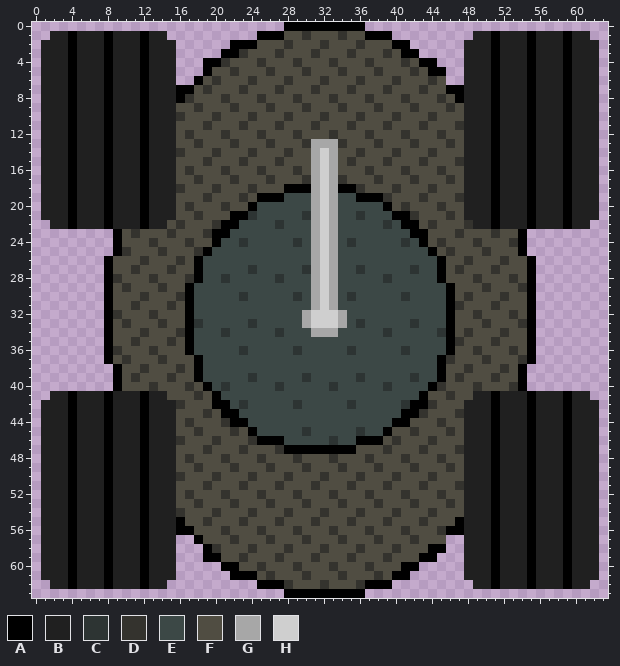
Pixel-art file -- Raw/rover.ase. The picture above is the old version.
64x64 pixels, 1 frame.
Visible layers, top first: "Layer 4", "Layer 3", "Layer 2", "Layer 1".
Palette (. is transparent): A #000000  B #202020  C #2d3433  D #34332e  E #3c4846  F #504d42  G #a7a7a7  H #cfcfcf
Pixels before (only the part around the change), first column x 0:
 0 ............................AAAAAAAAA...........................
 1 ..BBABBBABBBABB..........AAAFFDFFFDFFAAA.........BBABBBABBBABB..
 2 .BBBABBBABBBABBB......AAAFFFDFFFDFFFDFFFAA......BBBABBBABBBABBB.
 3 .BBBABBBABBBABBB.....AADFFFDFFFDFFFDFFFDFAA.....BBBABBBABBBABBB.
 4 .BBBABBBABBBABBB...AADFFFDFFFDFFFDFFFDFFFDFAA...BBBABBBABBBABBB.
 5 .BBBABBBABBBABBB...AFFDFFFDFFFDFFFDFFFDFFFDFAA..BBBABBBABBBABBB.
 6 .BBBABBBABBBABBB..AFDFFFDFFFDFFFDFFFDFFFDFFFDF..BBBABBBABBBABBB.
 7 .BBBABBBABBBABBBAAFDFFFDFFFDFFFDFFFDFFFDFFFDFFAABBBABBBABBBABBB.
 8 .BBBABBBABBBABBBADFFFDFFFDFFFDFFFDFFFDFFFDFFFDFABBBABBBABBBABBB.
 9 .BBBABBBABBBABBBFFDFFFDFFFDFFFDFFFDFFFDFFFDFFFDFBBBABBBABBBABBB.
10 .BBBABBBABBBABBBDFFFDFFFDFFFDFFFDFFFDFFFDFFFDFFFBBBABBBABBBABBB.
11 .BBBABBBABBBABBBFFFDFFFDFFFDFFFDFFFDFFFDFFFDFFFDBBBABBBABBBABBB.
12 .BBBABBBABBBABBBFDFFFDFFFDFFFDFFFDFFFDFFFDFFFDFFBBBABBBABBBABBB.
13 .BBBABBBABBBABBBFFDFFFDFFFDFFFDGGGDFFFDFFFDFFFDFBBBABBBABBBABBB.
14 .BBBABBBABBBABBBDFFFDFFFDFFFDFFGHGFFDFFFDFFFDFFFBBBABBBABBBABBB.
15 .BBBABBBABBBABBBFFFDFFFDFFFDFFFGHGFDFFFDFFFDFFFDBBBABBBABBBABBB.
16 .BBBABBBABBBABBBFDFFFDFFFDFFFDFGHGFFFDFFFDFFFDFFBBBABBBABBBABBB.
17 .BBBABBBABBBABBBFFDFFFDFFFDFFFDGHGDFFFDFFFDFFFDFBBBABBBABBBABBB.
18 .BBBABBBABBBABBBDFFFDFFFDFFFAAAGHGAADFFFDFFFDFFFBBBABBBABBBABBB.
19 .BBBABBBABBBABBBFFFDFFFDFAAAEEEGHGEEAAADFFFDFFFDBBBABBBABBBABBB.
20 .BBBABBBABBBABBBFDFFFDFFAEEEEEEGHGEEEEEAFDFFFDFFBBBABBBABBBABBB.
21 .BBBABBBABBBABBBFFDFFFAACEEEEECGHGEECEEEAADFFFDFBBBABBBABBBABBB.
22 ..BBABBBABBBABBFDFFFDAAEEEECEEEGHGEEEEECEAAFDFFFDBBABBBABBBABB..
23 .........AFDFFFDFFFDAAEEEEEEEEEGHGEEEEEEEEAAFFFDFFFDFFA.........
24 .........AFFFDFFFDFFAEECEEEEECEGHGECEEEEECEAFDFFFDFFFDA.........
25 .........ADFFFDFFFDAEEEEEEEEEEEGHGEEEEEEEEEEAFDFFFDFFFA.........
26 ........AFFFDFFFDFAEEEEEEEEEEEEGHGEEEEEEEEEEEAFFDFFFDFFA........
27 ........AFFDFFFDFFAEEEEECEEEEECGHGEECEEEEECEEAFDFFFDFFFA........
28 ........ADFFFDFFFDAEECEEEEECEEEGHGEEEEECEEEEEAFFFDFFFDFA........
29 ........AFDFFFDFFAEEEEEEEEEEEEEGHGEEEEEEEEEEEEAFFFDFFFDA........
30 ........AFFFDFFFDAEEEEECEEEEECEGHGECEEEEECEEEEAFDFFFDFFA........
31 ........AFFDFFFDFAEEEEEEEEEEEEEGHGEEEEEEEEEEEEADFFFDFFFA........
32 ........ADFFFDFFFAEEEEEEEEEEEEGHHHGEEEEEEEEEEEAFFDFFFDFA........
33 ........AFDFFFDFFACEEEEECEEEEEGHHHGECEEEEECEEEAFFFDFFFDA........
34 ........AFFFDFFFDAEEECEEEEECEEEGGGEEEEECEEEEECAFDFFFDFFA........
35 ........AFFDFFFDFAEEEEEEEEEEEEEEEEEEEEEEEEEEEEADFFFDFFFA........
36 ........ADFFFDFFFAEEEEECEEEEECEEEEECEEEEECEEEEAFFDFFFDFA........
37 ........AFDFFFDFFFAEEEEEEEEEEEEEEEEEEEEEEEEEEADFFFDFFFDA........
38 .........AFFDFFFDFAEEEEEEEEEEEEEEEEEEEEEEEEEEAFFDFFFDFA.........
39 .........AFDFFFDFFAEEEEECEEEEECEEEEECEEEEECEEAFDFFFDFFA.........
40 .........AFFFDFFFDFAECEEEEECEEEEECEEEEECEEEEADFFFDFFFDA.........
41 ..BBABBBABBBABBFFFDFAEEEEEEEEEEEEEEEEEEEEEEAFFDFFBBABBBABBBABB..
42 .BBBABBBABBBABBBDFFFAAECEEEEECEEEEECEEEEECAADFFFBBBABBBABBBABBB.
43 .BBBABBBABBBABBBFFFDFAAEEEEEEEEEEEEEEEEEEAADFFFDBBBABBBABBBABBB.
44 .BBBABBBABBBABBBFDFFFDAAEEEEEEEEEEEEEEEEAAFFFDFFBBBABBBABBBABBB.
45 .BBBABBBABBBABBBFFDFFFDFAEEEEECEEEEECEEAFFDFFFDFBBBABBBABBBABBB.
46 .BBBABBBABBBABBBDFFFDFFFDAAAEEEEECEEAAAFDFFFDFFFBBBABBBABBBABBB.
47 .BBBABBBABBBABBBFFFDFFFDFFFDAAAAAAAAFFFDFFFDFFFDBBBABBBABBBABBB.
48 .BBBABBBABBBABBBFDFFFDFFFDFFFDFFFDFFFDFFFDFFFDFFBBBABBBABBBABBB.
49 .BBBABBBABBBABBBFFDFFFDFFFDFFFDFFFDFFFDFFFDFFFDFBBBABBBABBBABBB.
50 .BBBABBBABBBABBBDFFFDFFFDFFFDFFFDFFFDFFFDFFFDFFFBBBABBBABBBABBB.
51 .BBBABBBABBBABBBFFFDFFFDFFFDFFFDFFFDFFFDFFFDFFFDBBBABBBABBBABBB.
52 .BBBABBBABBBABBBFDFFFDFFFDFFFDFFFDFFFDFFFDFFFDFFBBBABBBABBBABBB.
53 .BBBABBBABBBABBBFFDFFFDFFFDFFFDFFFDFFFDFFFDFFFDFBBBABBBABBBABBB.
54 .BBBABBBABBBABBBDFFFDFFFDFFFDFFFDFFFDFFFDFFFDFFFBBBABBBABBBABBB.
55 .BBBABBBABBBABBBAFFDFFFDFFFDFFFDFFFDFFFDFFFDFFFABBBABBBABBBABBB.
56 .BBBABBBABBBABBBAAFFFDFFFDFFFDFFFDFFFDFFFDFFFDAABBBABBBABBBABBB.
57 .BBBABBBABBBABBB..AFFFDFFFDFFFDFFFDFFFDFFFDFFF..BBBABBBABBBABBB.
58 .BBBABBBABBBABBB...ADFFFDFFFDFFFDFFFDFFFDFFFAA..BBBABBBABBBABBB.
59 .BBBABBBABBBABBB...AAFFDFFFDFFFDFFFDFFFDFFFAA...BBBABBBABBBABBB.
60 .BBBABBBABBBABBB.....AAFFDFFFDFFFDFFFDFFFAA.....BBBABBBABBBABBB.
61 .BBBABBBABBBABBB......AAAFDFFFDFFFDFFFDFAA......BBBABBBABBBABBB.
62 ..BBABBBABBBABB..........AAADFFFDFFFDAAA.........BBABBBABBBABB..
63 ............................AAAAAAAAA...........................
After the commit:
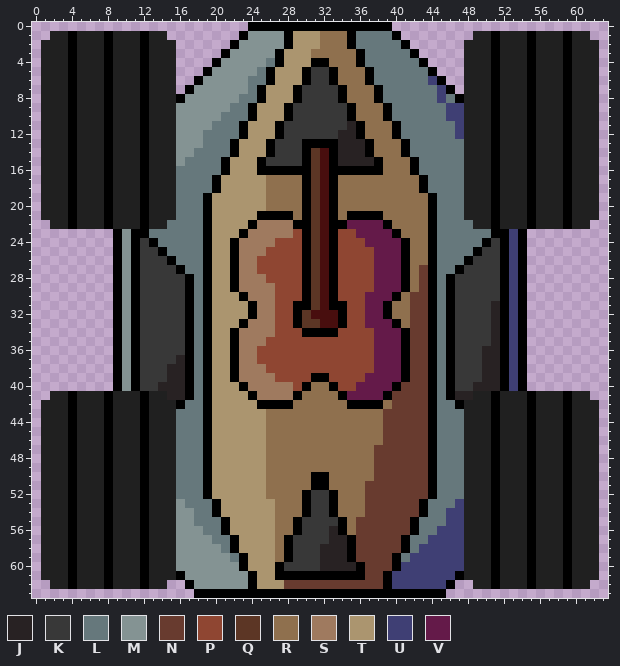
Colours new in this view: J #282223  K #383838  L #66787c  M #849393  N #683b2f  P #8f4632  Q #5c3625  R #8f704e  S #9f7a5f  T #ab956f  U #3f3f74  V #641a49
Edits made:
colour H: #cfcfcf -> #480e0e
Changed rows in their new state; - is a pixel that keeps its letter.
Layers "Layer 4", "Layer 3", "Layer 1":
first column x 8:
 0 ----------------AAAA---------AAA----------------
 1 ---------------AMMMMATTTRRRALLLLA---------------
 2 ---------------MMMMMATTTRRRALLLLL---------------
 3 --------------MMMMMATTTRRRRRALLLLL--------------
 4 -----------.-MMMMMLATTTAARRRALLLLLL-.-----------
 5 ------------MMMMMLATTTAKKARRRALLLLLL-.----------
 6 -----------MMMMMLLATTTAKKARRRALLLLLLUA----------
 7 --------.-MMMMMMLATTTAKKKKARRRALLLLLLU-.--------
 8 ---------MMMMMMLLATTTAKKKKARRRALLLLLLUL---------
 9 --------MMMMMMLLATTTAKKKKKKARRRALLLLLLUU--------
10 --------MMMMMLLLATTTAKKKKKKARRRALLLLLLUU--------
11 --------MMMMLLLATTTAKKKKKKKJARRRALLLLLLU--------
12 --------MMMLLLLATTTAKKKKKKJJARRRALLLLLLU--------
13 --------MMMLLLATTTAKKKAAAAJJJARRRALLLLLL--------
14 --------MMLLLLATTTAKKKAQ-AJJJARRRALLLLLL--------
15 --------MLLLLATTTAKKKKAQ-AJJJJARRRALLLLL--------
16 --------LLLLLATTTAAAAAAQ-AAAAAARRRALLLLL--------
17 --------LLLLATTTTTRRRRAQ-ARRRRRRRRRALLLL--------
18 --------LLLLATTTTTRRRR-Q-ARRRRRRRRRALLLL--------
19 --------LLLATTTTTTRRRRAQ-ARRRRRRRRRRALLL--------
20 --------LLLATTTTTTRRRRAQ-ARRRRRRRRRRALLL--------
21 --------LLLATTTTTAAAARAQ-ARAAAARRRRRALLL--------
22 -------LLLLATTTTASSSSAAQ-AAVVVVARRRRALLLL-------
23 --MAALLLLLLATTTASSSSSPAQ-APPVVVVARRRALLLLLLAAU--
24 --MAKALLLLLATTASSSSPPPAQ-APPPVVVVARRALLLLLAKAU--
25 --MAKKALLLL-TTASSSPPPPAQ-APPPPVVVARR-LLLLAKKAU--
26 .AMAKKKALLLATTASSPPPPPAQ-APPPPVVVARRALLLAKKKAUA.
27 .AMAKKKKALLATTASSPPPPPAQ-APPPPVVVARNALLAKKKKAUA.
28 .AMAKKKKKALATTASSSPPPPAQ-APPPPVVVARNALAKKKKKAUA.
29 .AMAKKKKK-LATTASSSSPPPAQ-APPPPVVVARNAL-KKKKKAUA.
30 .AMAKKKKK-LATTTASSSPPPAQ-APPPVVVARNNAL-KKKKKAUA.
31 .AMAKKKKK-LATTTTASSPPAAQ-AAPPVVARRNNAL-KKKKJAUA.
32 .AMAKKKKK-LATTTTASSPPAQ---APPVVARRNNAL-KKKKJAUA.
33 .AMAKKKKK-LATTTASSSPPAQQ--APPVVVARNNAL-KKKKJAUA.
34 .AMAKKKKK-LATTASSSSPPPAAAAPPPPVVVANNAL-KKKKJAUA.
35 .AMAKKKKK-LATTASSSPPPPPPPPPPPPVVVANNAL-KKKKJAUA.
36 .AMAKKKKK-LATTASSPPPPPPPPPPPPPVVVANNAL-KKKJJAUA.
37 .AMAKKKKJALATTASSPPPPPPPPPPPPPVVVANNALAKKKJJAUA.
38 --MAKKKJJALATTASSSPPPPPPPPPPPPVVVANNALAKKKJJAU--
39 --MAKKKJJALATTASSSSPPPPAAPPPPVVVVANNALAKKKJJAU--
40 --MAKKJJJAL-TTTASSSSSPARRAPPVVVVANNN-LAKKJJJAU--
41 -------JJALATTTTASSSSARRRRAVVVVANNNNALAJJ-------
42 --------ALLATTTTTAAAARRRRRRAAAARNNNNALLA--------
43 --------LLLATTTTTTRRRRRRRRRRRRRNNNNNALLL--------
44 --------LLLATTTTTTRRRRRRRRRRRRRNNNNNALLL--------
45 --------LLLATTTTTTRRRRRRRRRRRRRNNNNNALLL--------
46 --------LLLATTTTTTRRRRRRRRRRRRRNNNNNALLL--------
47 --------LLLATTTTTTRRRRRRRRRRRRNNNNNNALLL--------
48 --------LLLATTTTTTRRRRRRRRRRRRNNNNNNALLL--------
49 --------LLLATTTTTTRRRRRRRRRRRRNNNNNNALLL--------
50 --------LLLATTTTTTRRRRRAARRRRRNNNNNNALLL--------
51 --------LLLATTTTTTRRRRRAARRRRNNNNNNNALLL--------
52 --------LLLATTTTTTRRRRAKKARRRNNNNNNNALLL--------
53 --------MLLLATTTTTTRRRAKKARRRNNNNNNALLLU--------
54 --------MMLLATTTTTTRRRAKKARRRNNNNNNALLUU--------
55 --------MMLLLATTTTTRRAKKKKARNNNNNNALLLUU--------
56 --------MMMLLATTTTTRRAKKKJARNNNNNNALLUUU--------
57 --------MMMMLLATTTTRAKKKKJJANNNNNALLUUUU--------
58 --------MMMMMLATTTTRAKKKJJJANNNNNALUUUUU--------
59 --------MMMMMMLATTTRAKKKJJJANNNNALUUUUUU--------
60 --------MMMMMMMATTTAKKKKJJJJANNNAUUUUUUU--------
61 --------AMMMMMMM-TTAAAAAAAAAANNAUUUUUUUA--------
62 ---------AMMMMMMATTTNNNNNNNNNNN-UUUUUUA---------
63 ----------AAAAAAAAAA---------AAAAAAAAA----------
Pixel boxes of the changes (left, top, right, bottom) in both pictures:
changed: (104, 22, 536, 598)
